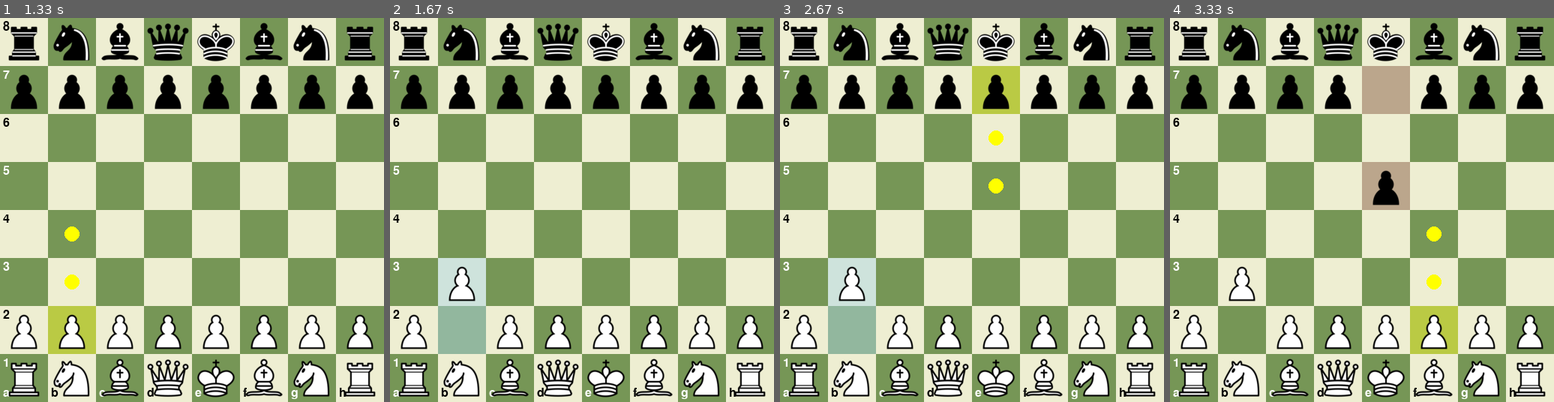
Above: before the commit, frames 1-4 (left to right).
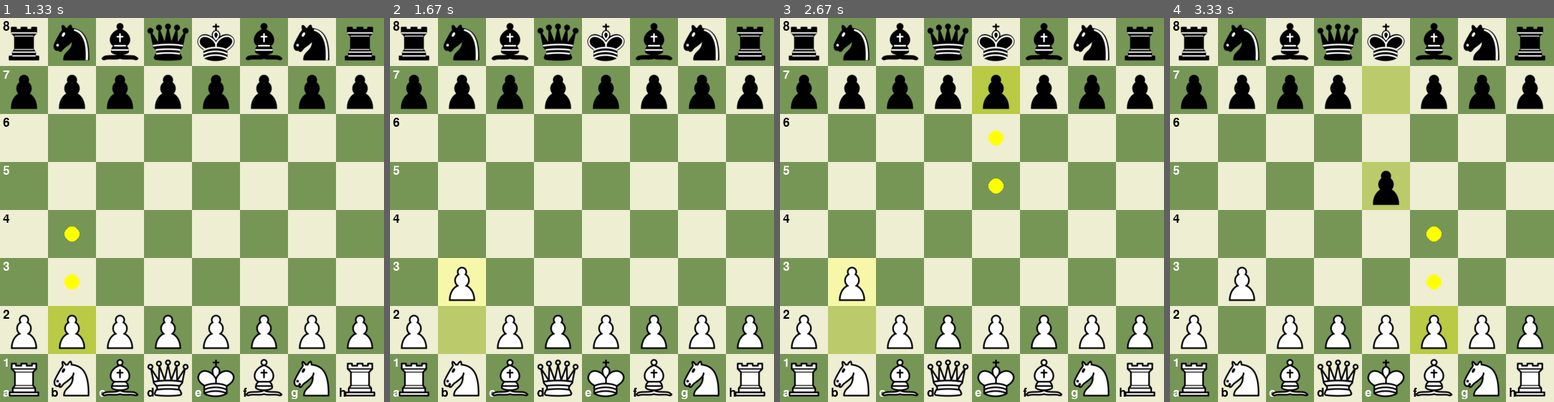
Above: after the commit, the same moments.

Repository: LeQuangMien10/ChessAI
Game: pygame game, started from main.py
Two runs of this game, one before a commit and one after it. Both use one fixed random seed, a clock stepped at 60 frames per second and the inputs below.
Inputs (mouse positions are in pixels of both pictures, inside the frame that each line leads up to):
- Up to frame 1 (1.33 s): click (238, 106) at 0.38 s; click (92, 329) at 1.28 s
- Up to frame 2 (1.67 s): click (451, 302) at 1.62 s
- Up to frame 3 (2.67 s): click (1071, 67) at 1.95 s; click (1114, 340) at 2.28 s; click (1006, 110) at 2.62 s
- Up to frame 4 (3.33 s): click (1388, 202) at 2.95 s; click (1427, 344) at 3.28 s

Frame 1 is identical in both runs. In frame 2, 2.7% of the frame differs, in the area x 12-25%, y 62-88%; in frame 3, 2.7%; in frame 4, 2.7%.

Commit message:
Update color

Diff:
--- a/config.py
+++ b/config.py
@@ -5,6 +5,8 @@
 SQUARE_SIZE = 64
 BOARD_SIZE = SQUARE_SIZE * 8
 MOVE_HIGHLIGHT = (255, 255, 0, 128)
+LAST_MOVE_HIGHLIGHT = (255, 255, 128, 128)
+# (255, 182, 193, 128)
 
 # Color
 WHITE = (238, 238, 210)
--- a/game.py
+++ b/game.py
@@ -42,9 +42,9 @@
         # Xác định màu của quân cờ vừa đi
         piece = board.piece_at(last_move.to_square)
         if piece and piece.color == chess.WHITE:
-            highlight_color = (173, 216, 230, 128)  # Màu xanh nhạt cho quân trắng
+            highlight_color = LAST_MOVE_HIGHLIGHT
         else:
-            highlight_color = (255, 182, 193, 128)  # Màu đỏ nhạt cho quân đen
+            highlight_color = LAST_MOVE_HIGHLIGHT
 
         # Vẽ ô bắt đầu
         start_col, start_row = chess.square_file(last_move.from_square), chess.square_rank(last_move.from_square)
Binary file changed: history_table.pkl
Binary file changed: transposition_table.pkl
